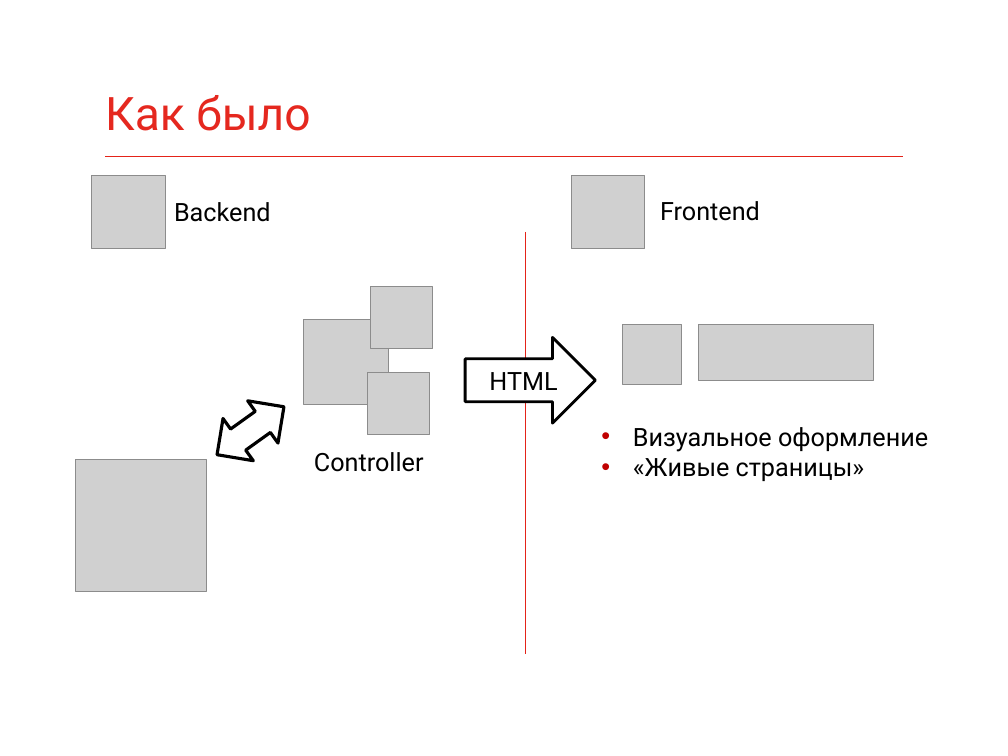
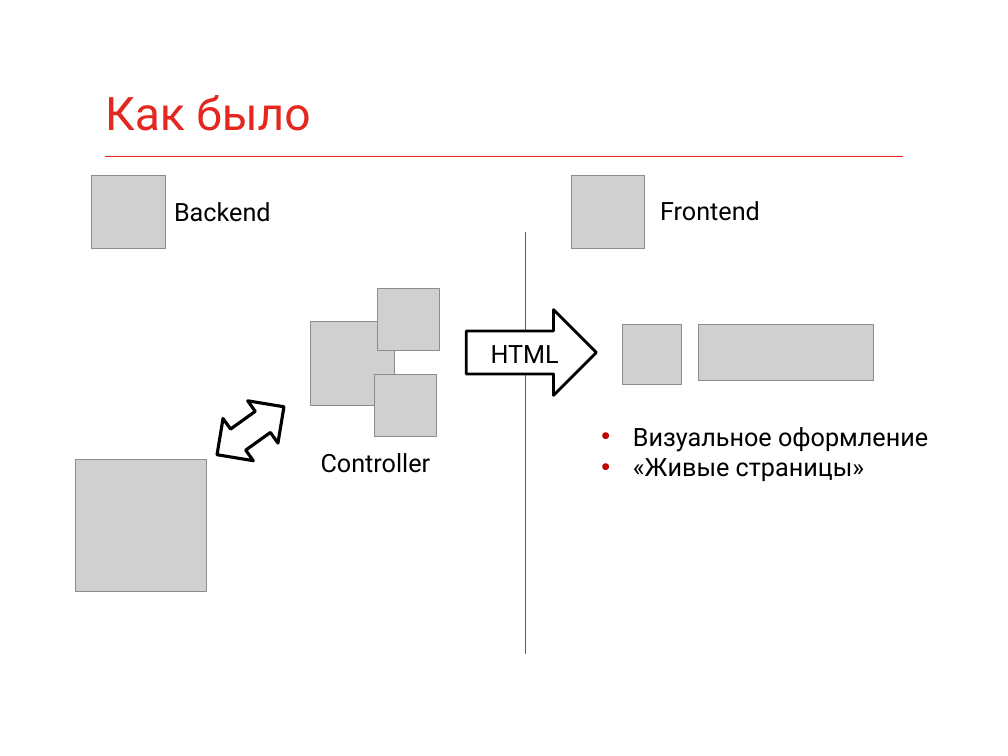
Before and after one commit to fmx1k/konfur-summer-2017-slides, a slide deck: slide 18 of Slides/Backend vs Frontend.pptx (slide 19 before the commit). Drawn at 1008x756 pixels with LibreOffice and Linux fonts; fonts in the diff are those of the drawing; grey boxes stand for pictures. Boxes give left, top, right and bottom in pixels: in the first picture for what was removed or moved away, otherwise in the second. Text is boxed around its words. In the diff, an @@ line names an element or a change of style, - is before the commit and + after.

```diff
--- a/Slides/Backend vs Frontend.pptx
+++ b/Slides/Backend vs Frontend.pptx
@@ 3 pictures: place and size @@
-3 pictures at (303,287,433,435)
+3 pictures at (310,288,439,436)
@@ right arrow: place and size @@
-right arrow at (465,338,595,423)
+right arrow at (467,309,597,395)
@@ text "HTML": place and size @@
-text "HTML" at (489,372,557,390)
+text "HTML" at (491,345,559,363)
@@ text "Controller": place and size @@
-text "Controller" at (314,452,424,472)
+text "Controller" at (321,453,431,473)
```
Also in this commit, not shown: 2 other slides changed, 5 slides added, 3 slides removed, 7 other files.
